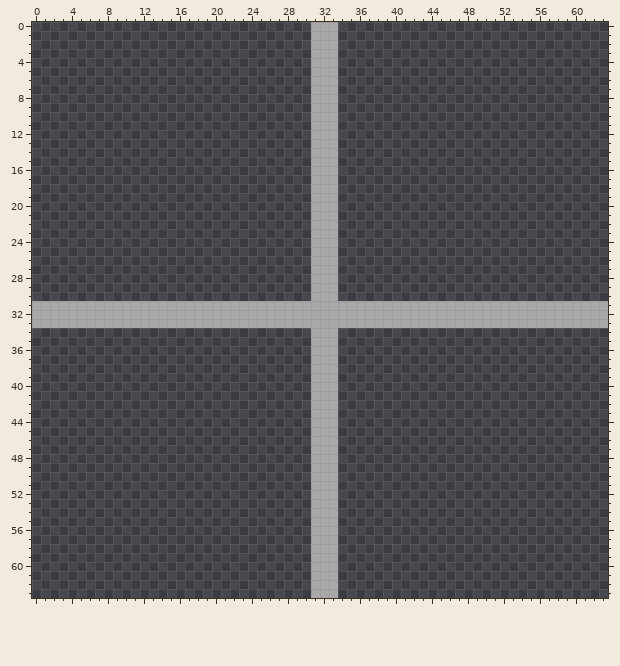
Pixel-art file -- addons/tech-tree-plus-plus/assets/grid_tex.aseprite. The picture above is the old version.
64x64 pixels, 1 frame.
Once edited:
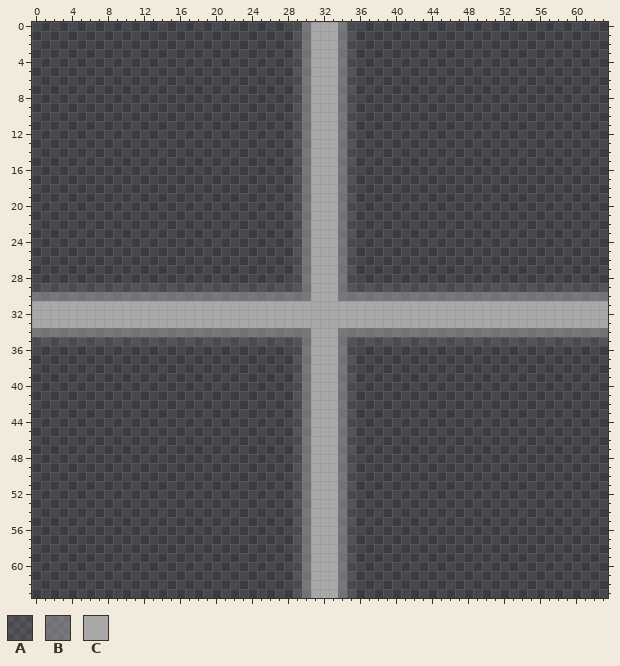
Palette (. is transparent): A #a8a8a820  B #a8a8a880  C #a8a8a8
Changes in this commit:
Colour A now appears in rows 0 to 28 at x 29 and 35; in row 29 at x 0 to 29 and 35 to 63; in row 35 at x 0 to 29 and 35 to 63; in rows 36 to 63 at x 29 and 35.
Colour B now appears in rows 0 to 29 at x 30 and 34; in row 30 at x 0 to 30 and 34 to 63; in row 34 at x 0 to 30 and 34 to 63; in rows 35 to 63 at x 30 and 34.
Changed places in both pictures, as pixel boxes (x1, y1, x2, y2):
added: (32, 22, 608, 598)
